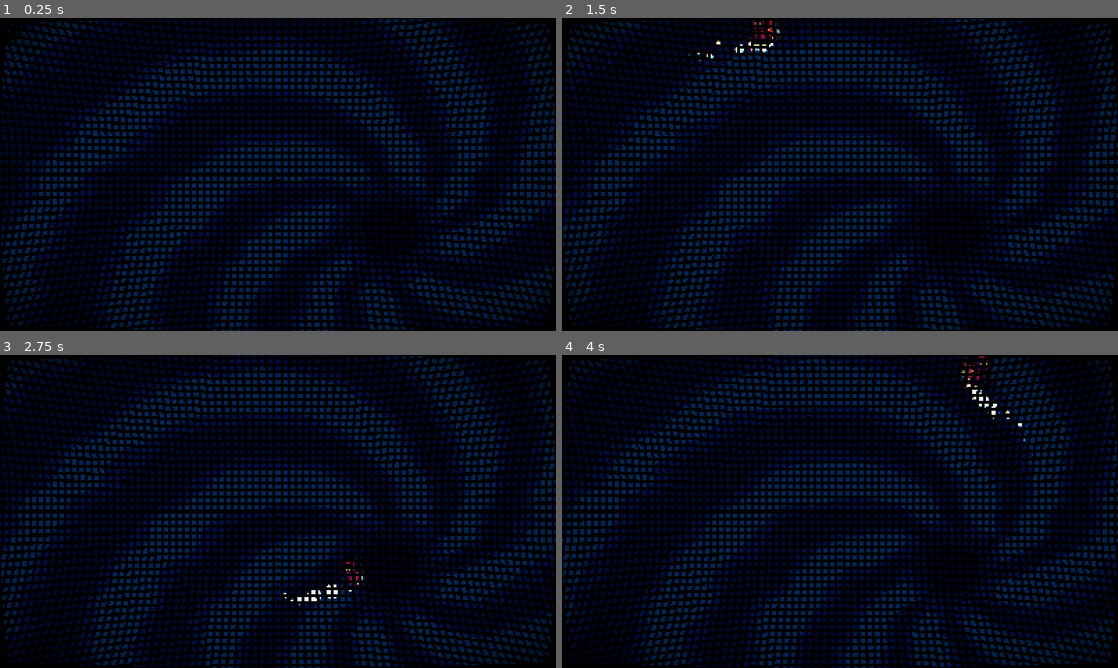
Above: before the commit, frames 1-4 (two rows, left to right).
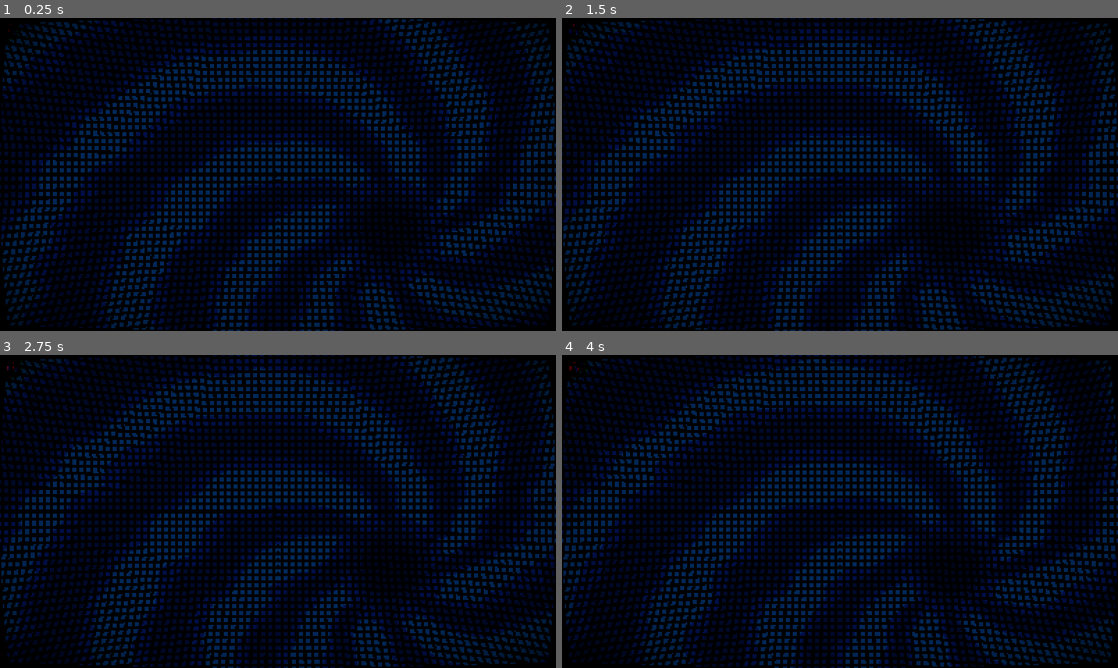
Above: after the commit, the same moments.

Repository: nemene21/gmtk-2023
Game: Godot game, scene res://scenes/main.tscn
Two runs of this game, one before a commit and one after it. Both use one fixed random seed, a clock stepped at 60 frames per second and the inputs below.
Inputs (mouse positions are in pixels of both pictures, inside the frame that each line leads up to):
- Up to frame 1 (0.25 s): no input
- Up to frame 2 (1.5 s): move the mouse to (962, 158) at 0.52 s; hold D (right) 0.53-1.28 s; move the mouse to (728, 190) at 1.27 s; hold S (down) from 1.28 s (still down)
- Up to frame 3 (2.75 s): move the mouse to (333, 442) at 2.02 s; release S (down) at 2.03 s; hold D (right) from 2.03 s (still down)
- Up to frame 4 (4 s): move the mouse to (812, 574) at 2.77 s; release D (right) at 2.78 s; hold W (up) 2.78-3.53 s; move the mouse to (1006, 558) at 3.52 s; hold A (left) from 3.53 s (still down)

The runs differ from the first frame. In frame 1, less than 0.1% of the frame differs, in the area x 1-3%, y 1-8%; in frame 2, 0.2%; in frame 3, 0.2%; in frame 4, 0.3%, in the area x 1-84%, y 0-28%.

Commit message:
player animations

Diff:
--- a/scenes/main.tscn
+++ b/scenes/main.tscn
@@ -22,9 +22,9 @@
 [node name="Main" type="Node2D"]
 
 [node name="Player" parent="." instance=ExtResource("1_3v7hw")]
-speed = null
-accel = null
-frict = null
+speed = 170.0
+accel = 3.0
+frict = 5.0
 
 [node name="bg_layer" type="CanvasLayer" parent="."]
 layer = -1
--- a/scenes/player/player.gd
+++ b/scenes/player/player.gd
@@ -20,6 +20,8 @@
 
 	move_and_slide()
 
+	$AnimationPlayer.play(["idle", "move"][int(velocity.length() > 10.0)])
+
 	# Turning player
 	var mouse_right = get_global_mouse_position().x > global_position.x
 	body_sprite.scale.x = lerp(body_sprite.scale.x, (float(mouse_right) * 2 - 1) * 3, delta * 20)
--- a/scenes/player/player.tscn
+++ b/scenes/player/player.tscn
@@ -34,6 +34,134 @@
 [sub_resource type="CircleShape2D" id="CircleShape2D_yr463"]
 radius = 19.0263
 
+[sub_resource type="Animation" id="Animation_wxi6o"]
+resource_name = "idle"
+length = 0.6
+loop_mode = 1
+tracks/0/type = "value"
+tracks/0/imported = false
+tracks/0/enabled = true
+tracks/0/path = NodePath("body:rotation")
+tracks/0/interp = 1
+tracks/0/loop_wrap = true
+tracks/0/keys = {
+"times": PackedFloat32Array(0),
+"transitions": PackedFloat32Array(1),
+"update": 0,
+"values": [0.0]
+}
+tracks/1/type = "value"
+tracks/1/imported = false
+tracks/1/enabled = true
+tracks/1/path = NodePath("body/jetpack:position")
+tracks/1/interp = 1
+tracks/1/loop_wrap = true
+tracks/1/keys = {
+"times": PackedFloat32Array(0, 0.3, 0.6),
+"transitions": PackedFloat32Array(-2, -2, -2),
+"update": 0,
+"values": [Vector2(-4, -1), Vector2(-4, 2), Vector2(-4, -1)]
+}
+tracks/2/type = "value"
+tracks/2/imported = false
+tracks/2/enabled = true
+tracks/2/path = NodePath("body:position")
+tracks/2/interp = 1
+tracks/2/loop_wrap = true
+tracks/2/keys = {
+"times": PackedFloat32Array(0, 0.3, 0.6),
+"transitions": PackedFloat32Array(-2, -2, -2),
+"update": 0,
+"values": [Vector2(0, 2), Vector2(0, -4), Vector2(0, 2)]
+}
+
+[sub_resource type="Animation" id="Animation_o0g8d"]
+length = 0.001
+tracks/0/type = "value"
+tracks/0/imported = false
+tracks/0/enabled = true
+tracks/0/path = NodePath("body:rotation")
+tracks/0/interp = 1
+tracks/0/loop_wrap = true
+tracks/0/keys = {
+"times": PackedFloat32Array(0),
+"transitions": PackedFloat32Array(1),
+"update": 0,
+"values": [0.0]
+}
+tracks/1/type = "value"
+tracks/1/imported = false
+tracks/1/enabled = true
+tracks/1/path = NodePath("body/jetpack:position")
+tracks/1/interp = 1
+tracks/1/loop_wrap = true
+tracks/1/keys = {
+"times": PackedFloat32Array(0),
+"transitions": PackedFloat32Array(1),
+"update": 0,
+"values": [Vector2(-4, 0)]
+}
+tracks/2/type = "value"
+tracks/2/imported = false
+tracks/2/enabled = true
+tracks/2/path = NodePath("body:position")
+tracks/2/interp = 1
+tracks/2/loop_wrap = true
+tracks/2/keys = {
+"times": PackedFloat32Array(0),
+"transitions": PackedFloat32Array(1),
+"update": 0,
+"values": [Vector2(0, -4)]
+}
+
+[sub_resource type="Animation" id="Animation_fyehp"]
+resource_name = "move"
+length = 0.6
+loop_mode = 1
+tracks/0/type = "value"
+tracks/0/imported = false
+tracks/0/enabled = true
+tracks/0/path = NodePath("body:rotation")
+tracks/0/interp = 1
+tracks/0/loop_wrap = true
+tracks/0/keys = {
+"times": PackedFloat32Array(0),
+"transitions": PackedFloat32Array(1),
+"update": 0,
+"values": [0.20944]
+}
+tracks/1/type = "value"
+tracks/1/imported = false
+tracks/1/enabled = true
+tracks/1/path = NodePath("body/jetpack:position")
+tracks/1/interp = 1
+tracks/1/loop_wrap = true
+tracks/1/keys = {
+"times": PackedFloat32Array(0, 0.3, 0.6),
+"transitions": PackedFloat32Array(-2, -2, -2),
+"update": 0,
+"values": [Vector2(-4, -1), Vector2(-4, 2), Vector2(-4, -1)]
+}
+tracks/2/type = "value"
+tracks/2/imported = false
+tracks/2/enabled = true
+tracks/2/path = NodePath("body:position")
+tracks/2/interp = 1
+tracks/2/loop_wrap = true
+tracks/2/keys = {
+"times": PackedFloat32Array(0, 0.3, 0.6),
+"transitions": PackedFloat32Array(-2, -2, -2),
+"update": 0,
+"values": [Vector2(0, 2), Vector2(0, -4), Vector2(0, 2)]
+}
+
+[sub_resource type="AnimationLibrary" id="AnimationLibrary_6fhnt"]
+_data = {
+"RESET": SubResource("Animation_o0g8d"),
+"idle": SubResource("Animation_wxi6o"),
+"move": SubResource("Animation_fyehp")
+}
+
 [node name="Player" type="CharacterBody2D"]
 collision_layer = 0
 script = ExtResource("1_8vl52")
@@ -42,6 +170,7 @@
 frict = 1000.0
 
 [node name="body" type="Sprite2D" parent="."]
+position = Vector2(0, -4)
 scale = Vector2(3, 3)
 texture = ExtResource("2_a1kyt")
 
@@ -68,3 +197,10 @@
 [node name="CollisionShape2D" type="CollisionShape2D" parent="hurtbox"]
 visible = false
 shape = SubResource("CircleShape2D_yr463")
+
+[node name="AnimationPlayer" type="AnimationPlayer" parent="."]
+autoplay = "idle"
+playback_default_blend_time = 0.3
+libraries = {
+"": SubResource("AnimationLibrary_6fhnt")
+}
Not shown: 1 places in scenes/player/player.tscn that only renumber resources
